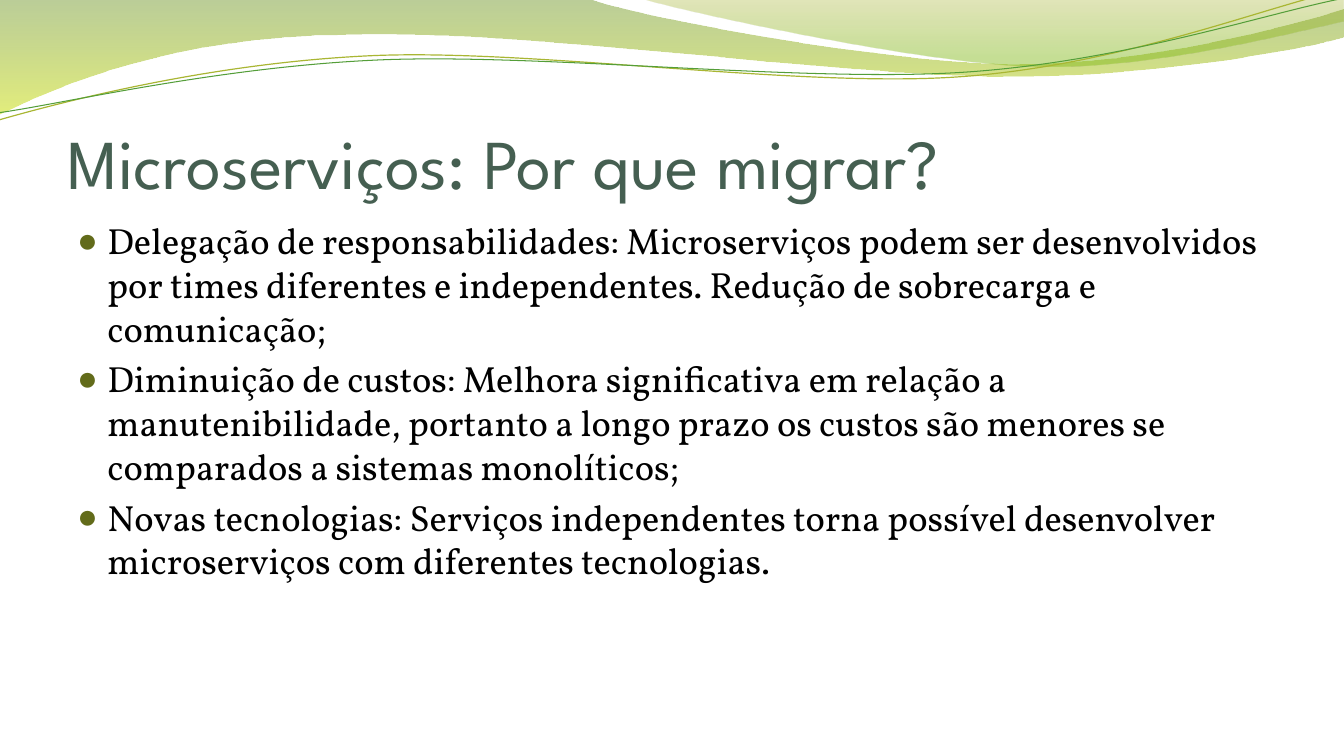
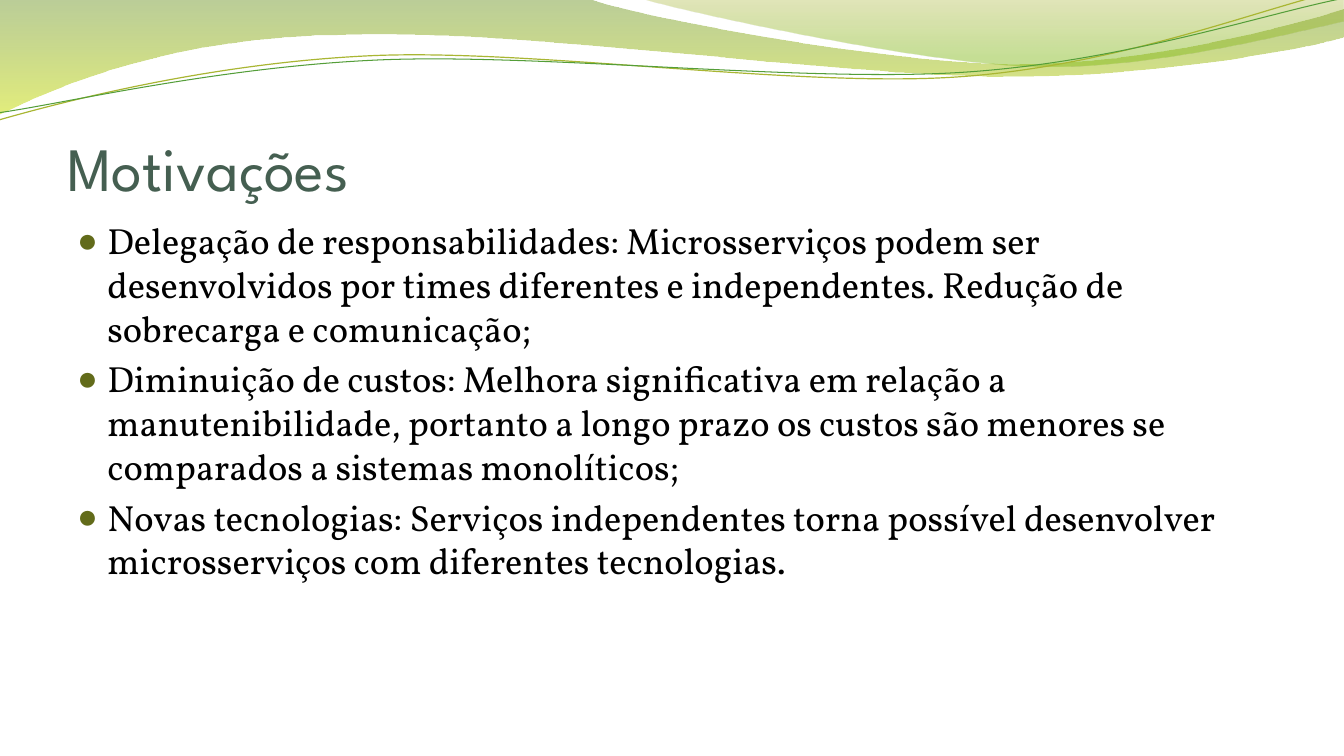
Before and after one commit to guilhermevillaca/mestrado, a slide deck: slide 6 of apresentação/Migração de Múltiplos Sistemas Monolíticos para Microserviços.pptx (slide 5 before the commit). Drawn at 1344x756 pixels with LibreOffice and Linux fonts; fonts in the diff are those of the drawing; background and template pictures are left out. Boxes give left, top, right and bottom in pixels: in the first picture for what was removed or moved away, otherwise in the second. Text is boxed around its words. In the diff, an @@ line names an element or a change of style, - is before the commit and + after.

```diff
--- a/apresentação/Migração de Múltiplos Sistemas Monolíticos para Microserviços.pptx
+++ b/apresentação/Migração de Múltiplos Sistemas Monolíticos para Microserviços.pptx
@@ title at (67, 150, 349, 204): text changed; size 50 to 44 pt @@
-Microserviços: Por que migrar?
+Motivações
@@ text at (107, 228, 1124, 351): text changed @@
-● Delegação de responsabilidades: Microserviços podem ser desenvolvidos por times diferentes e independentes. Redução de sobrecarga e comunicação;
+● Delegação de responsabilidades: Microsserviços podem ser desenvolvidos por times diferentes e independentes. Redução de sobrecarga e comunicação;
@@ text at (107, 504, 1215, 583): text changed @@
-● Novas tecnologias: Serviços independentes torna possível desenvolver microserviços com diferentes tecnologias.
+● Novas tecnologias: Serviços independentes torna possível desenvolver microsserviços com diferentes tecnologias.
```
Also in this commit, not shown: 9 other slides changed, 2 slides added, 2 other files.
